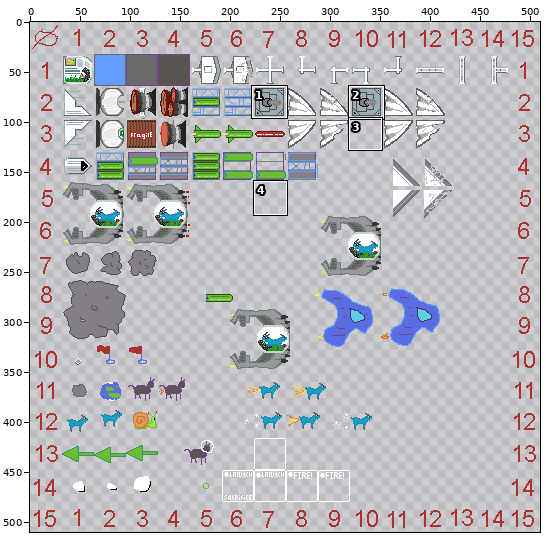
Two states of a sprite sheet, src-deploy/public/ludumDare43/images/ship-001.png. The picture above shows the old version from afar; the outline marks the close-up.
Close-up. Before the edit:
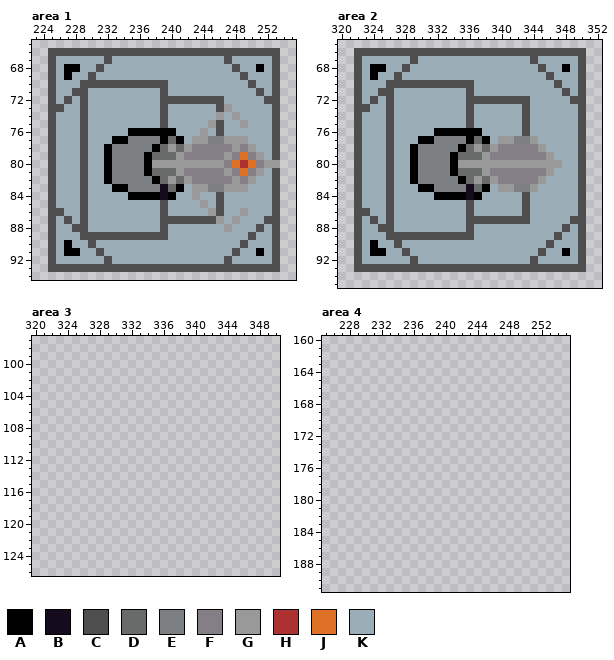
The file is 512x512 pixels. Pixels under 10% opacity are left out. Colours within 5 levels of each other are drawn and written as one. Shown: area 1: x 223..255, y 65..94; area 2: x 320..352, y 65..95; area 3: x 320..350, y 97..126; area 4: x 225..255, y 160..191. The wide view leaves out empty margins. The commit also changed other parts of the picture, which this record leaves out.
Palette (. is transparent): A #000000  B #140c1c  C #4e4e4e  D #696a6a  E #7c8082  F #847e87  G #999999  H #ac3232  J #df7126  K #9badb7
Pixels before, area 1, first column x 225:
66 CCCCCCCCCCCCCCCCCCCCCCCCCCCCC
67 CKKKKKKCKKKKKKKKKKKKKKCKKKKKC
68 CKAAKKCKKKKKKKKKKKKKKKKCKKAKC
69 CKAKKCKKKKKKKKKKKKKKKKKKCKKKC
70 CKKKCCCCCCCCCCCKKKKKKKKKKCKKC
71 CKKCCKKKKKKKKKCKKKKKKKKKKKCKC
72 CKCKCKKKKKKKKKCCCCCCCCKKKKKCC
73 CCKKCKKKKKKKKKCKKKKKKCGKKKKKC
74 CKKKCKKKKKKKKKCKKKKKKGKGKKKKC
75 CKKKCKKKKKKKKKCKKKKKGCKKGKKKC
76 CKKKCKKKKKAAAAAAKKKGKCKKKKKKC
77 CKKKCKKKAAEEEEADAKGGEEGGGKKKC
78 CKKKCKKAEEEEEADGDGFFFFFGFGKKC
79 CKKKCKKAEEEEADDDGFFFFFGFJFGKC
80 CKKKCKKAEEEEAGGGGGGGGGFJHJFGG
81 CKKKCKKAEEEEADDDGFFFFFGFJFGKC
82 CKKKCKKAEEEEEADGDGFFFFFGFGKKC
83 CKKKCKKKAAEEEEBDAKGGEEGGGKKKC
84 CKKKCKKKKKAAAABAKKGKKCKKKKKKC
85 CKKKCKKKKKKKKKCKKKKGKCKKKKKKC
86 CCKKCKKKKKKKKKCKKKKKGCKKGKKKC
87 CKCKCKKKKKKKKKCCCCCCCGKGKKKCC
88 CKKCCKKKKKKKKKCKKKKKKKGKKKCKC
89 CKKKCCCCCCCCCCCKKKKKKKKKKCKKC
90 CKAKKCKKKKKKKKKKKKKKKKKKCKKKC
91 CKAAKKCKKKKKKKKKKKKKKKKCKKAKC
92 CKKKKKKCKKKKKKKKKKKKKKCKKKKKC
93 CCCCCCCCCCCCCCCCCCCCCCCCCCCCC
Pixels before, area 2, first column x 322:
66 CCCCCCCCCCCCCCCCCCCCCCCCCCCCC
67 CKKKKKKCKKKKKKKKKKKKKKCKKKKKC
68 CKAAKKCKKKKKKKKKKKKKKKKCKKAKC
69 CKAKKCKKKKKKKKKKKKKKKKKKCKKKC
70 CKKKCCCCCCCCCCCKKKKKKKKKKCKKC
71 CKKCCKKKKKKKKKCKKKKKKKKKKKCKC
72 CKCKCKKKKKKKKKCCCCCCCCKKKKKCC
73 CCKKCKKKKKKKKKCKKKKKKCKKKKKKC
74 CKKKCKKKKKKKKKCKKKKKKCKKKKKKC
75 CKKKCKKKKKKKKKCKKKKKKCKKKKKKC
76 CKKKCKKKKKAAAAAAKKKKKCKKKKKKC
77 CKKKCKKKAAEEEEADAKGGEEGKKKKKC
78 CKKKCKKAEEEEEADGDGFFFFFGKKKKC
79 CKKKCKKAEEEEADDDGFFFFFFFGKKKC
80 CKKKCKKAEEEEAGGGGGGGGGGGGGKKC
81 CKKKCKKAEEEEADDDGFFFFFFFGKKKC
82 CKKKCKKAEEEEEADGDGFFFFFGKKKKC
83 CKKKCKKKAAEEEEBDAKGGEEGKKKKKC
84 CKKKCKKKKKAAAABAKKKKKCKKKKKKC
85 CKKKCKKKKKKKKKCKKKKKKCKKKKKKC
86 CCKKCKKKKKKKKKCKKKKKKCKKKKKKC
87 CKCKCKKKKKKKKKCCCCCCCCKKKKKCC
88 CKKCCKKKKKKKKKCKKKKKKKKKKKCKC
89 CKKKCCCCCCCCCCCKKKKKKKKKKCKKC
90 CKAKKCKKKKKKKKKKKKKKKKKKCKKKC
91 CKAAKKCKKKKKKKKKKKKKKKKCKKAKC
92 CKKKKKKCKKKKKKKKKKKKKKCKKKKKC
93 CCCCCCCCCCCCCCCCCCCCCCCCCCCCC
The result:
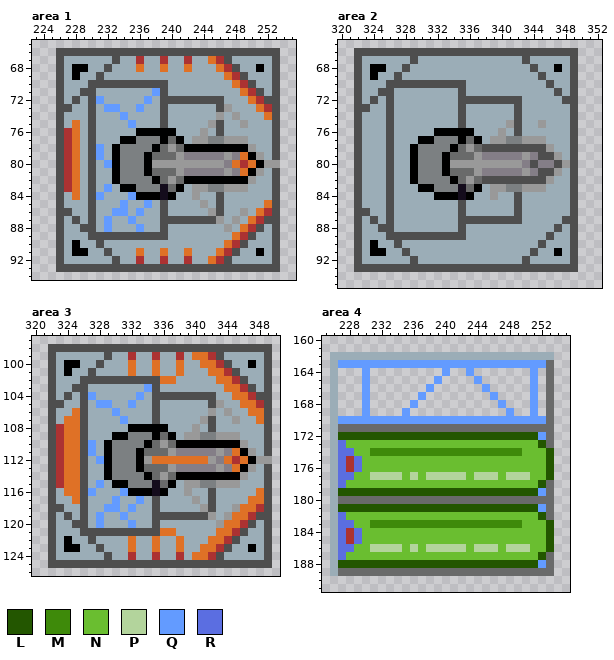
Colours new in this view: L #235600  M #3e8a0a  N #6abe30  P #b3d49c  Q #639bff  R #5b6ee1
Diff:
Changed rows in their new state; - is an unchanged pixel.
Area 1:
first column x 225:
66 .---------------------------
67 .C-----KC--H--H--H--JH------
68 .CK-A-KC---J--J--J---JH-----
69 .CKA-KC---------------JH----
70 .C--K------------------JH---
71 .C-K-C-------Q----------JH--
72 .CKCKCQ-----Q------------JH-
73 .-C-KC-QQ--Q--------------JH
74 .C--KC---Q-----------------J
75 .C-JKC----Q-----------------
76 .CHJKC----K-----------------
77 .CHJKC--K-A-----------------
78 .CHJKCQKA--------AAAAAAAA---
79 .CHJKCQKA----------------A--
80 .CHJKC-QA-----------------A-
81 .CHJKC-KA----------------A--
82 .CHJKC-KA--------AAAAAAAA---
83 .CHJKC-QK-A-----------------
84 .C-JKCQ---Q-----------------
85 .C--KC---Q--Q--------------J
86 .-C-KC--QQ-Q--------------JH
87 .CKCKC-Q--Q--------------JH-
88 .C-K-C-Q---Q------------JH--
89 .C--K------------------JH---
90 .CKA-KC---------------JH----
91 .CK-A-KC---J--J--J---JH-----
92 .C-----KC--H--H--H--JH------
93 .---------------------------
Area 2:
first column x 333:
66 -----------------.
67 ----------CK----C.
68 -----------CK-AKC.
69 ------------CK--C.
70 ---K---------CK-C.
71 --CK----------CKC.
72 --C-------K----C-.
73 --CK-----CK-----C.
74 --CK-----CK-----C.
75 --CK----GCK-G---C.
76 ----K--G-CK-----C.
77 --ADAKG-E-G-G---C.
78 -ADGDCCCCCCCCG--C.
79 AD--GF----G-CCG-C.
80 AG--------FCFFCGC.
81 AD--GF----G-CCG-C.
82 -ADGDCCCCCCCCG--C.
83 --BDAKG-E-G-G---C.
84 --BAK-G--CK-----C.
85 --CK-----CK-----C.
86 --CK-----CK-----C.
87 --C-------K----C-.
88 --CK----------CKC.
89 ---K---------CK-C.
90 ------------CK--C.
91 -----------CK-AKC.
92 ----------CK----C.
93 -----------------.
Area 3:
first column x 322:
 98 CCCCCCCCCCCCCCCCCCCCCCCCCCCC
 99 CKKKKKKCKKHKKHKKHKJJHCKKKKKC
100 CKAAKKCKKKJKKJKKJKKJJHCKKAKC
101 CKAKKCKKKKJKKJKKJKKKJJHCKKKC
102 CKKKCCCCCCCCCCJJKKKKKJJHCKKC
103 CKKCCKKKKKKKQCKKKKKKKKJJHCKC
104 CKCKCQKKKKKQKCCCCCCCCKKJJHCC
105 CCKKCKQQKKQKKCKKKKKKCGKKJJHC
106 CKKJCKKKQKKKKCKKKKKKGKGKKJJC
107 CKJJCKKKKQKKKCKKKKKGCKKGKKJC
108 CHJJCKKKKKAAAAAKKKGKCKKKKKKC
109 CHJJCKKKAAEEEADAKGGEEGGGKKKC
110 CHJJCQKAEEEEADGDAAAAAAAAGKKC
111 CHJJCQKAEEEADDDGFFFFFGFJAGKC
112 CHJJCKQAEEEAGJJJJJJJGFJHJAGG
113 CHJJCKKAEEEADDDGFFFFFGFJAGKC
114 CHJJCKKAEEEEADGDAAAAAAAAGKKC
115 CHJJCKQKAAEEEBDAKGGEEGGGKKKC
116 CKJJCQKKKQAAABAKKGKKCKKKKKJC
117 CKKJCKKKQKKQKCKKKKGKCKKKKJJC
118 CCKKCKKQQKQKKCKKKKKGCKKGJJHC
119 CKCKCKQKKQKKKCCCCCCCGKGJJHCC
120 CKKCCKQKKKQKKCKKKKKKKGJJHCKC
121 CKKKCCCCCCCCCCJJKKKKKJJHCKKC
122 CKAKKCKKKKJKKJKKJKKKJJHCKKKC
123 CKAAKKCKKKJKKJKKJKKJJHCKKAKC
124 CKKKKKKCKKHKKHKKHKJJHCKKKKKC
125 CCCCCCCCCCCCCCCCCCCCCCCCCCCC
Area 4:
first column x 226:
162 KKKKKKKKKKKKKKKKKKKKKKKKKKKK
163 KQQQQQQQQQQQQQQQQQQQQQQQQQQD
164 K---Q---------Q--Q-------Q-D
165 K---Q--------Q----Q------Q-D
166 K---Q-------Q------Q-----Q-D
167 K---Q------Q--------Q----Q-D
168 K---Q-----Q----------Q---Q-D
169 K---Q----Q------------Q--Q-D
170 KQQQQQQQQQQQQQQQQQQQQQQQQQQD
171 KDDDDDDDDDDDDDDDDDDDDDDDDDDD
172 KLLLLLLLLLLLLLLLLLLLLLLLLLQD
173 KRNNNNNNNNNNNNNNNNNNNNNNNNLD
174 KRRNNMMMMMMMMMMMMMMMMMMMNNNL
175 KRHRNNNNNNNNNNNNNNNNNNNNNNNL
176 KRHRNNNNNNNNNNNNNNNNNNNNNNNL
177 KRRNNPPPPNPNPPPPPNPPPNPPPNNL
178 KRNNNNNNNNNNNNNNNNNNNNNNNNLD
179 KLLLLLLLLLLLLLLLLLLLLLLLLLQD
180 KDDDDDDDDDDDDDDDDDDDDDDDDDDD
181 KLLLLLLLLLLLLLLLLLLLLLLLLLQD
182 KRNNNNNNNNNNNNNNNNNNNNNNNNLD
183 KRRNNMMMMMMMMMMMMMMMMMMMNNNL
184 KRHRNNNNNNNNNNNNNNNNNNNNNNNL
185 KRHRNNNNNNNNNNNNNNNNNNNNNNNL
186 KRRNNPPPPNPNPPPPPNPPPNPPPNNL
187 KRNNNNNNNNNNNNNNNNNNNNNNNNLD
188 KLLLLLLLLLLLLLLLLLLLLLLLLLQD
189 KDDDDDDDDDDDDDDDDDDDDDDDDDDD
Pixel boxes of the changes (left, top, right, bottom) in both close-ups:
changed: (48, 48, 272, 272)
changed: (442, 48, 586, 272)
added: (48, 344, 272, 568)
added: (330, 352, 554, 576)
